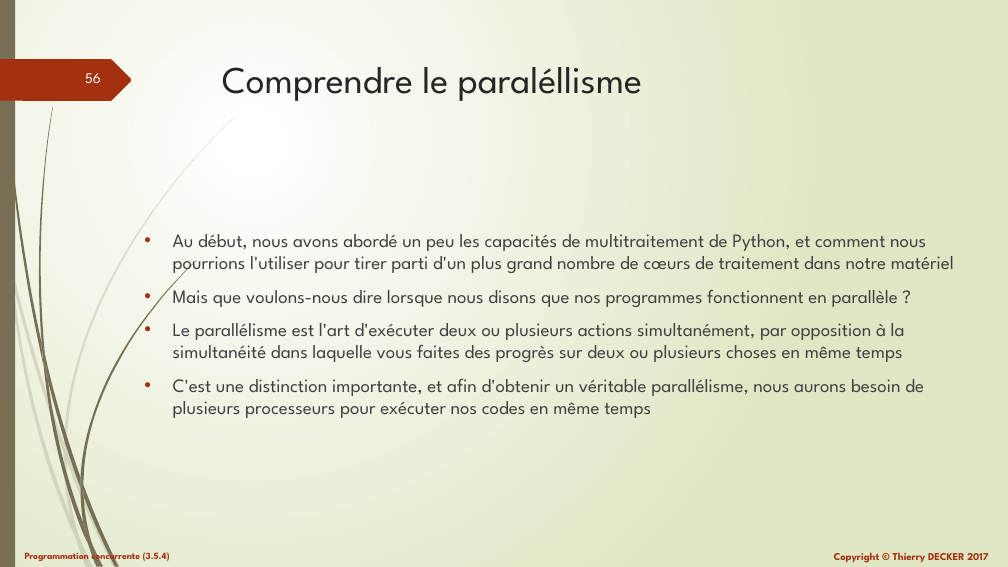
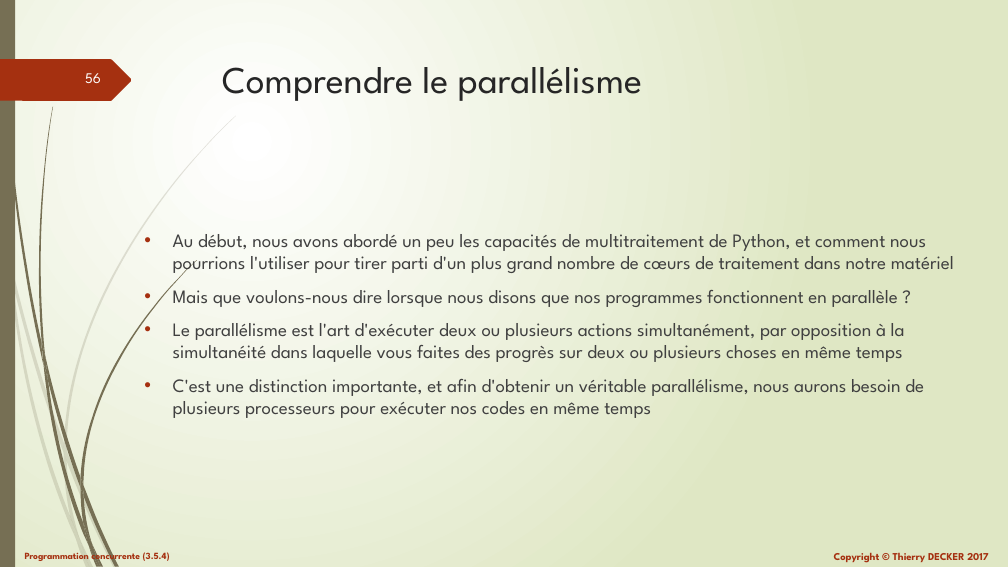
Before and after one commit to VikmanTheRacoon/learning-python, a slide deck: slide 56 of documentations/python-103.pptx. Drawn at 1008x567 pixels with LibreOffice and Linux fonts; fonts in the diff are those of the drawing. Boxes give left, top, right and bottom in pixels: in the first picture for what was removed or moved away, otherwise in the second. Text is boxed around its words. In the diff, an @@ line names an element or a change of style, - is before the commit and + after.

```diff
--- a/documentations/python-103.pptx
+++ b/documentations/python-103.pptx
@@ title at bbox=[222, 67, 642, 101]: text changed @@
-Comprendre le paraléllisme
+Comprendre le parallélisme
```
Also in this commit, not shown: 2 other slides changed, 9 slides added, 1 other file.
